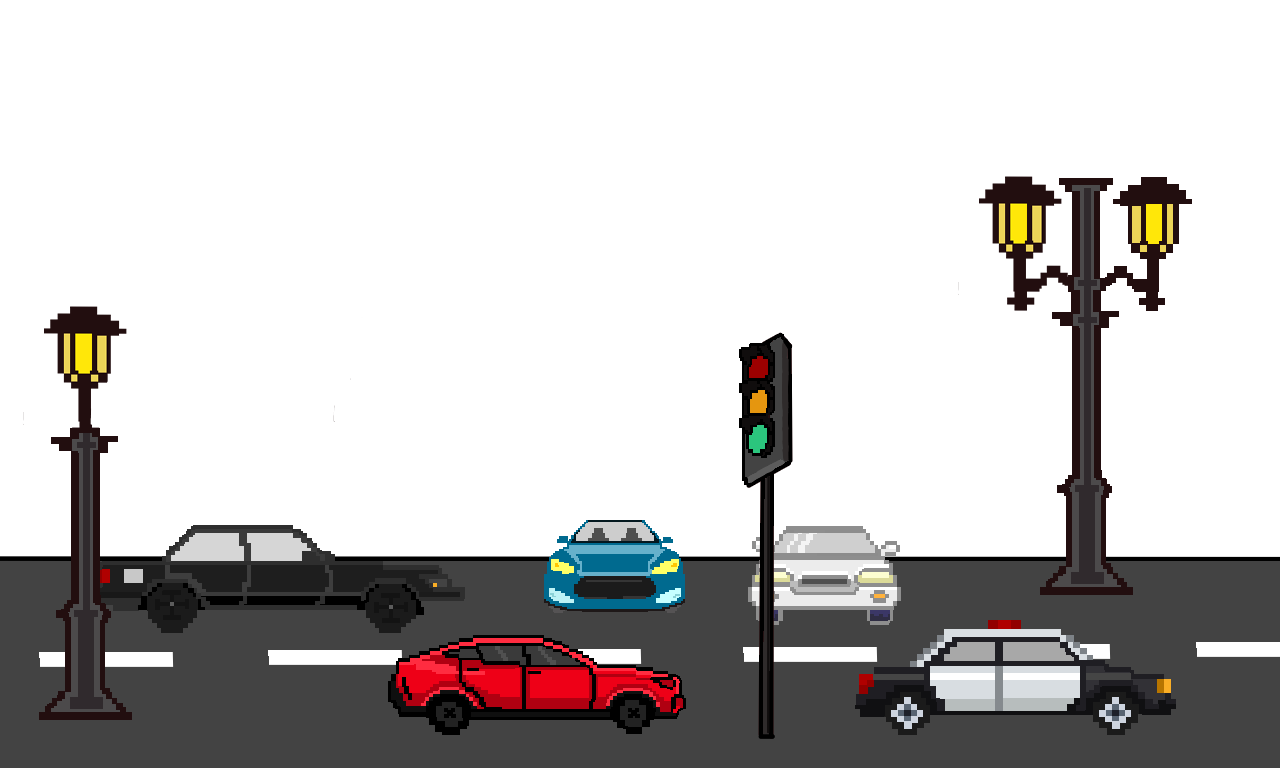
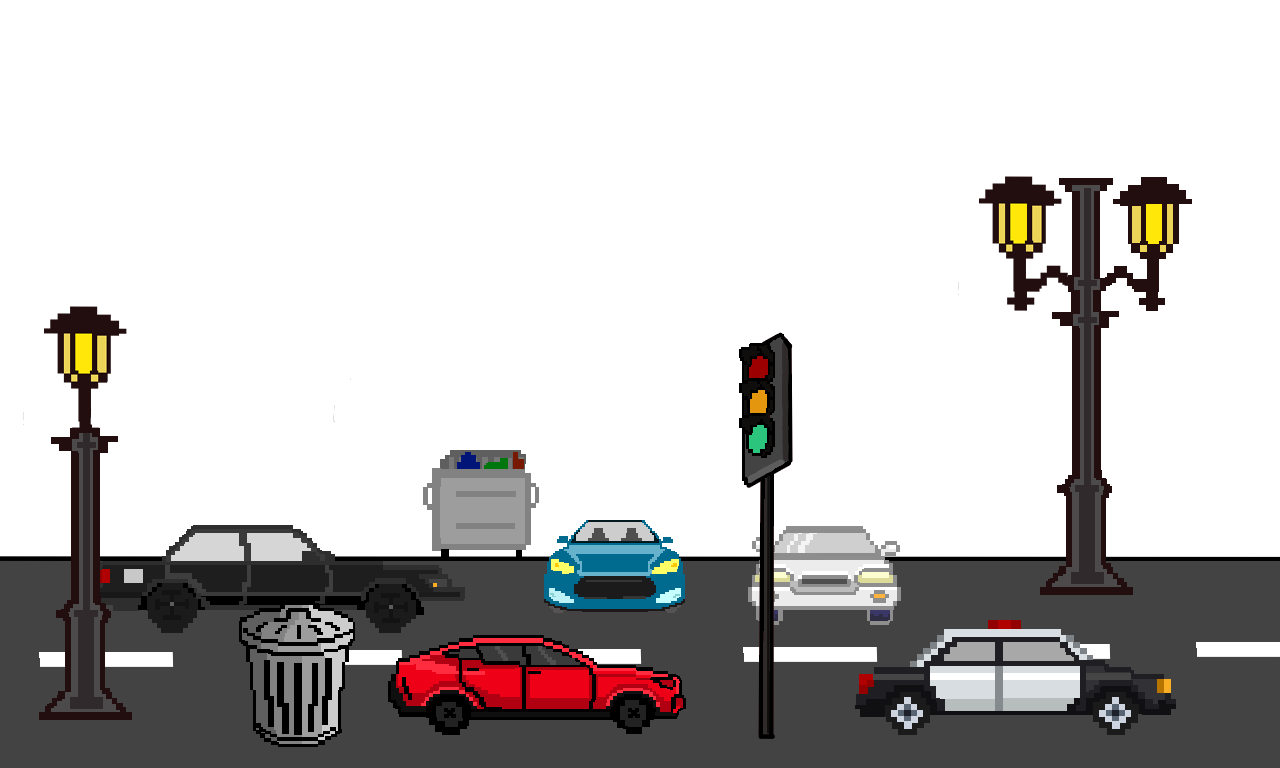
Before/after of a 1280×768 layered artwork. What changed in the layer stack:
added layer "trash" above "trashcan" over [239, 450, 539, 654]
added layer "trashcan" above "traffic light" over [239, 603, 355, 747]
painted on "car4" over [239, 458, 539, 747]
painted on "car1" over [239, 479, 491, 735]
painted on "street 1" over [239, 450, 539, 747]
